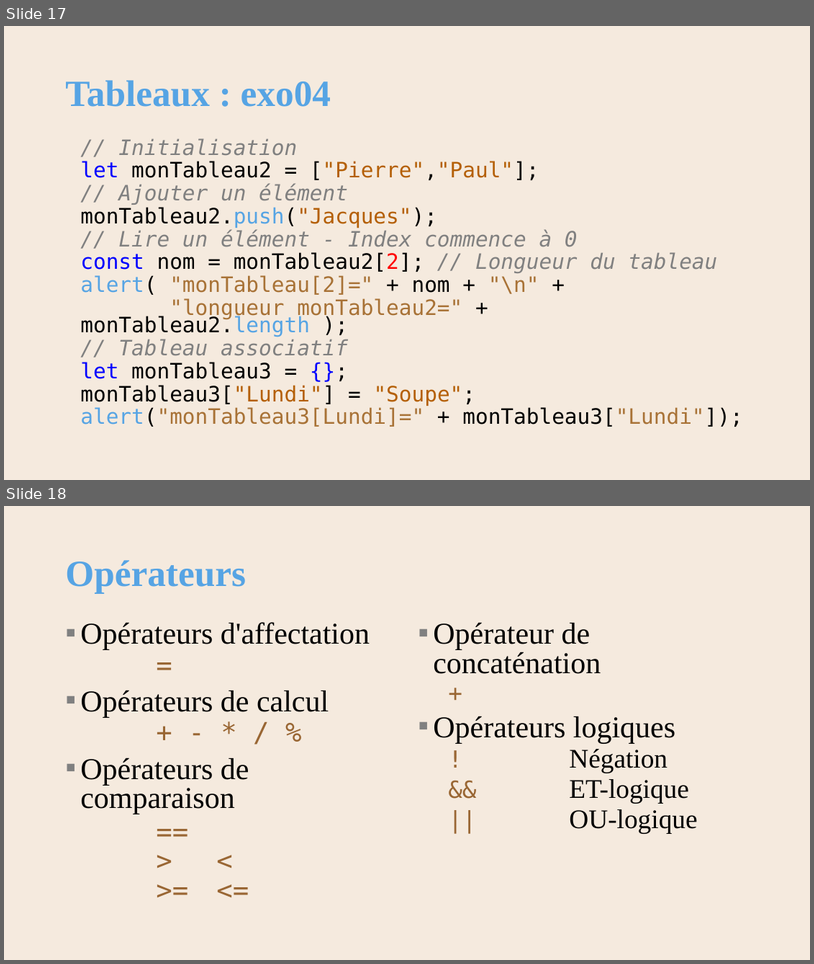
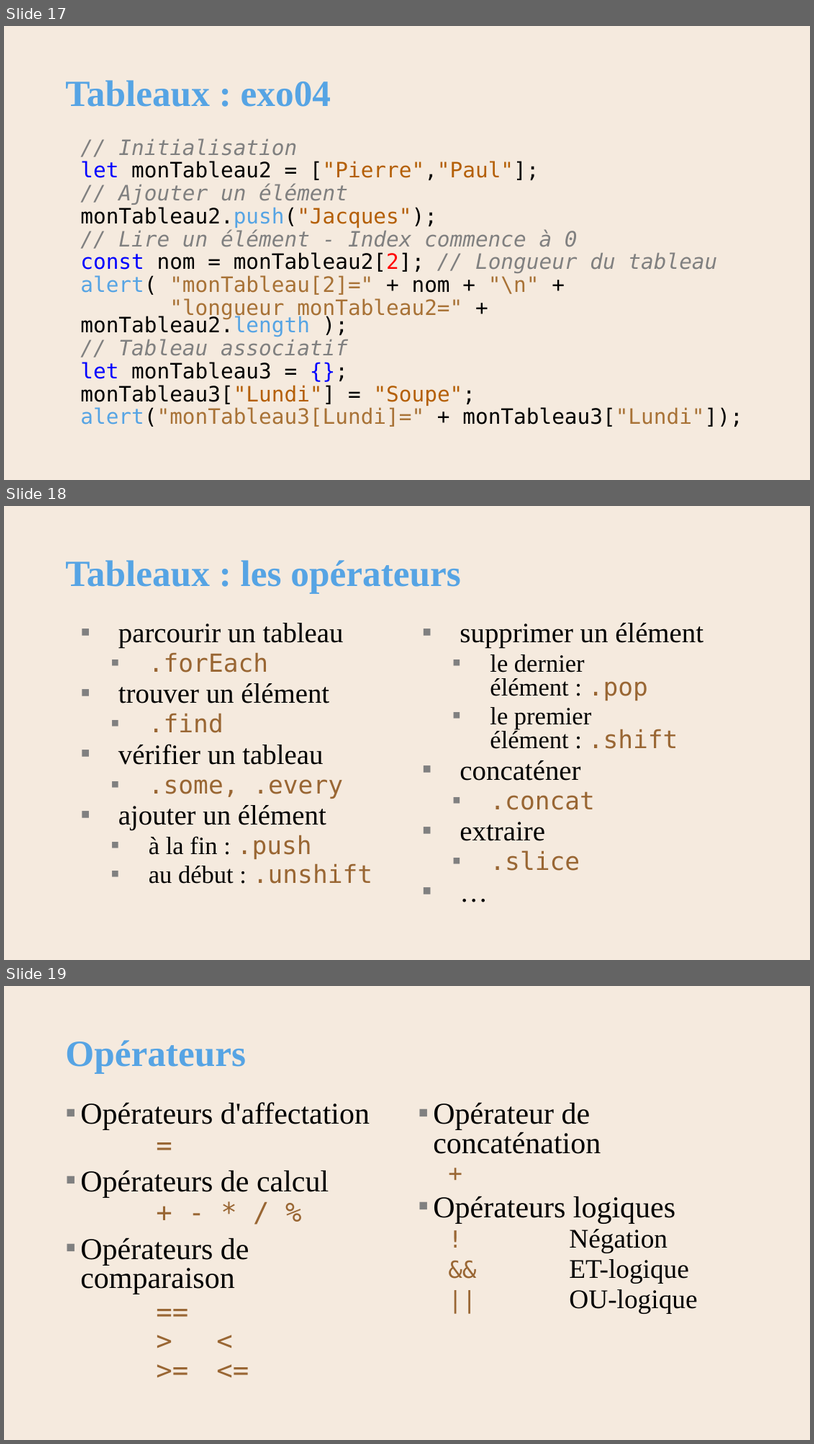
Before and after one commit to AlainWafflard/4IPW3, a slide deck: syllabus/17_javascript/syllabus_17_js.pptx. Shown one above the other, each under a label of ours: slides 17 and 18 before the commit, slides 17, 18 and 19 after it. The pictures are 814x964 and 814x1444 pixels, drawn with LibreOffice and Linux fonts; fonts in the diff are those of the drawing; background and template pictures are left out. Boxes give left, top, right and bottom in pixels: in the first picture for what was removed or moved away, otherwise in the second. Text is boxed around its words. In the diff, an @@ line names an element or a change of style, - is before the commit and + after.

```diff
--- a/syllabus/17_javascript/syllabus_17_js.pptx
+++ b/syllabus/17_javascript/syllabus_17_js.pptx
@@ slide 18 added at (x1=4, y1=506, x2=810, y2=960), background #F5EADE @@
@@ title added at (x1=65, y1=560, x2=461, y2=593), 44 pt, text #56A4E4, bold @@
+Tableaux : les opérateurs
@@ text added at (x1=118, y1=623, x2=704, y2=883), 29.6 pt, text #000000 @@
+▪ parcourir un tableau
+  ▪ .forEach
+▪ trouver un élément
+  ▪ .find
+▪ vérifier un tableau
+  ▪ .some, .every
+▪ ajouter un élément
+  ▪ à la fin : .push
+  ▪ au début : .unshift
+▪ supprimer un élément
+  ▪ le dernier élément : .pop
+  ▪ le premier élément : .shift
+▪ concaténer
+  ▪ .concat
+▪ extraire
+  ▪ .slice
+▪ …
@@ what was slide 18 is now slide 19 @@
```
Also in this commit, not shown: 2 slides changed, 9 other files.
